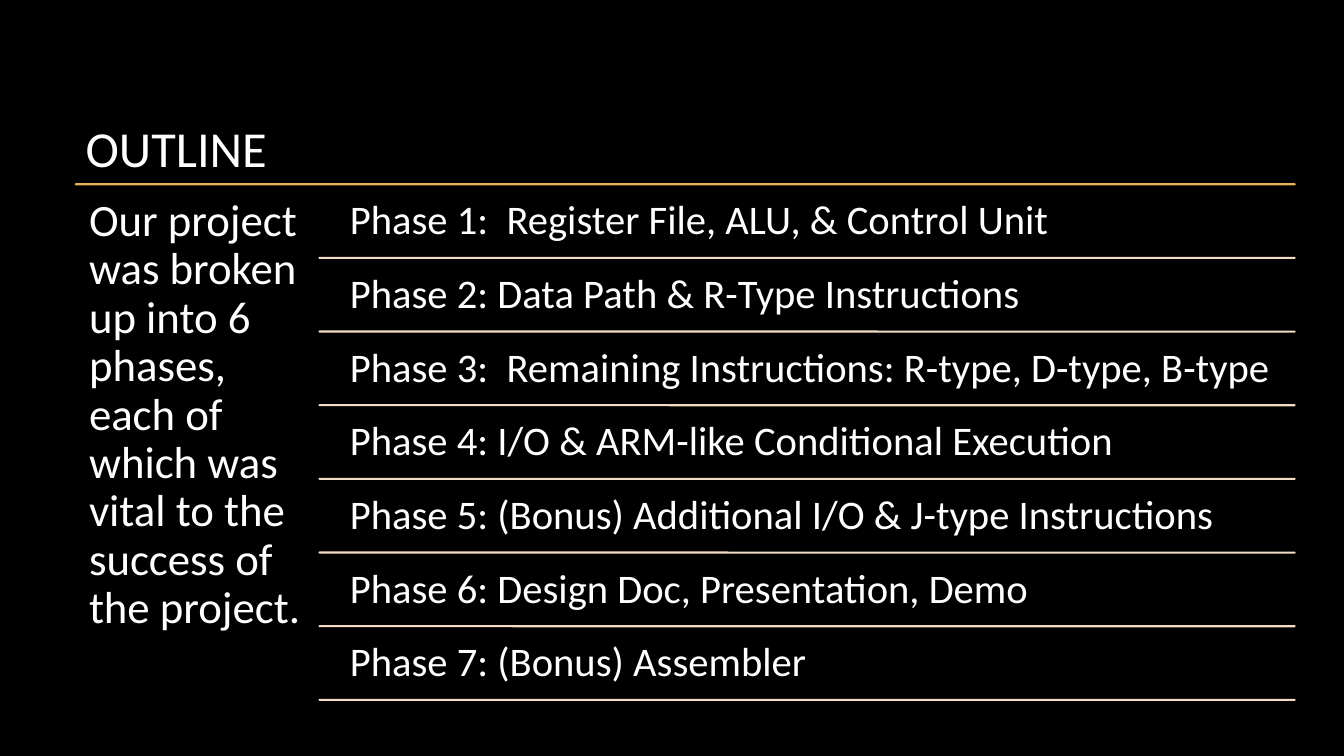
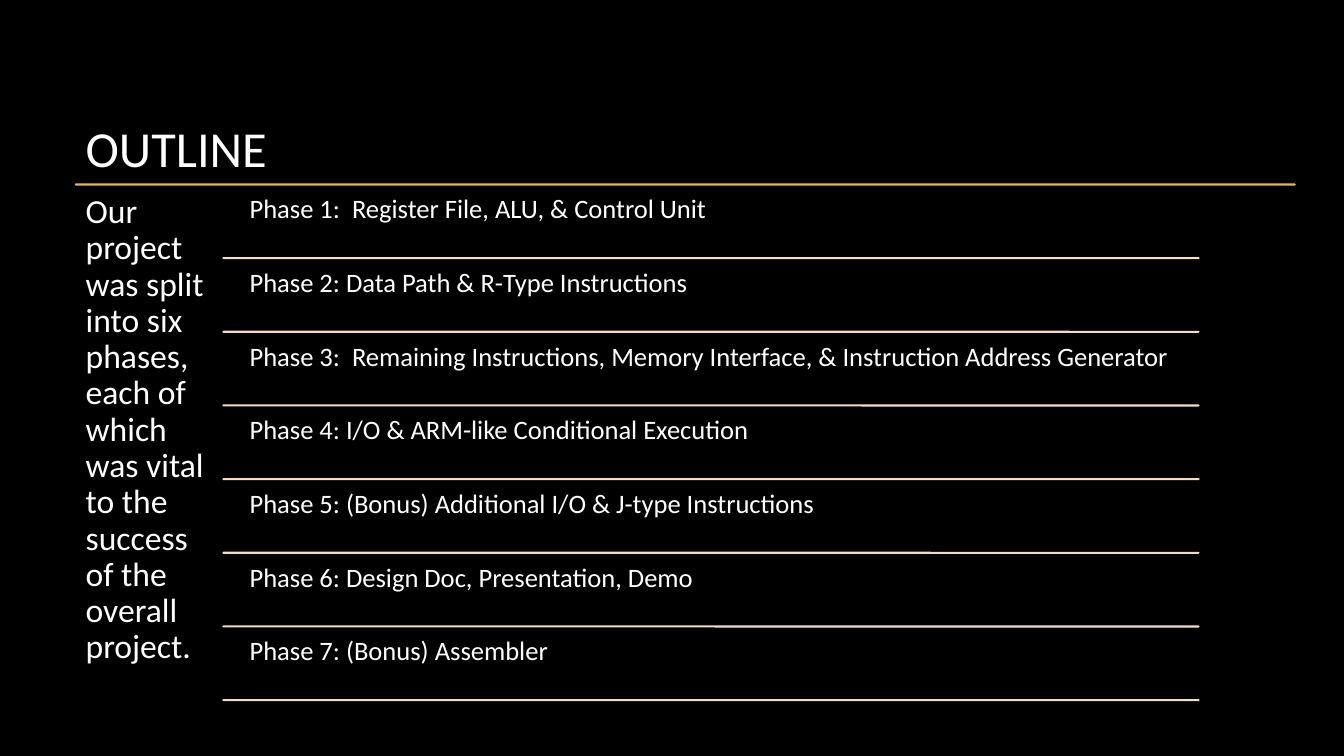
Before and after one commit to sheawinkler/230Project, a slide deck: slide 3 of Part6/The Adventurous Project of building a processor.pptx. Drawn at 1344x756 pixels with LibreOffice and Linux fonts; fonts in the diff are those of the drawing; background and template pictures are left out. Boxes give left, top, right and bottom in pixels: in the first picture for what was removed or moved away, otherwise in the second. Text is boxed around its words. In the diff, an @@ line names an element or a change of style, - is before the commit and + after.

```diff
--- a/Part6/The Adventurous Project of building a processor.pptx
+++ b/Part6/The Adventurous Project of building a processor.pptx
@@ text at (x1=86, y1=201, x2=203, y2=664): text changed; size 32 to 24 pt @@
-Our project was broken up into 6 phases, each of which was vital to the success of the project.
+Our project was split into six phases, each of which was vital to the success of the overall project.
@@ size 29 to 19 pt; less space between paragraphs in 6 elements at (x1=250, y1=199, x2=706, y2=223), (x1=250, y1=493, x2=814, y2=518), (x1=250, y1=568, x2=693, y2=592), (x1=250, y1=640, x2=548, y2=664), (x1=250, y1=420, x2=748, y2=440), (x1=250, y1=273, x2=687, y2=297) @@
@@ text at (x1=250, y1=347, x2=1167, y2=371): text changed; size 29 to 19 pt @@
-Phase 3: Remaining Instructions: R-type, D-type, B-type
+Phase 3: Remaining Instructions, Memory Interface, & Instruction Address Generator
@@ 7 lines, 6 texts moved together from (x1=320, y1=205, x2=1295, y2=700) to (x1=224, y1=199, x2=1199, y2=701) @@
```
Also in this commit, not shown: 18 other slides changed, 6 slides added, 2 slides removed.
